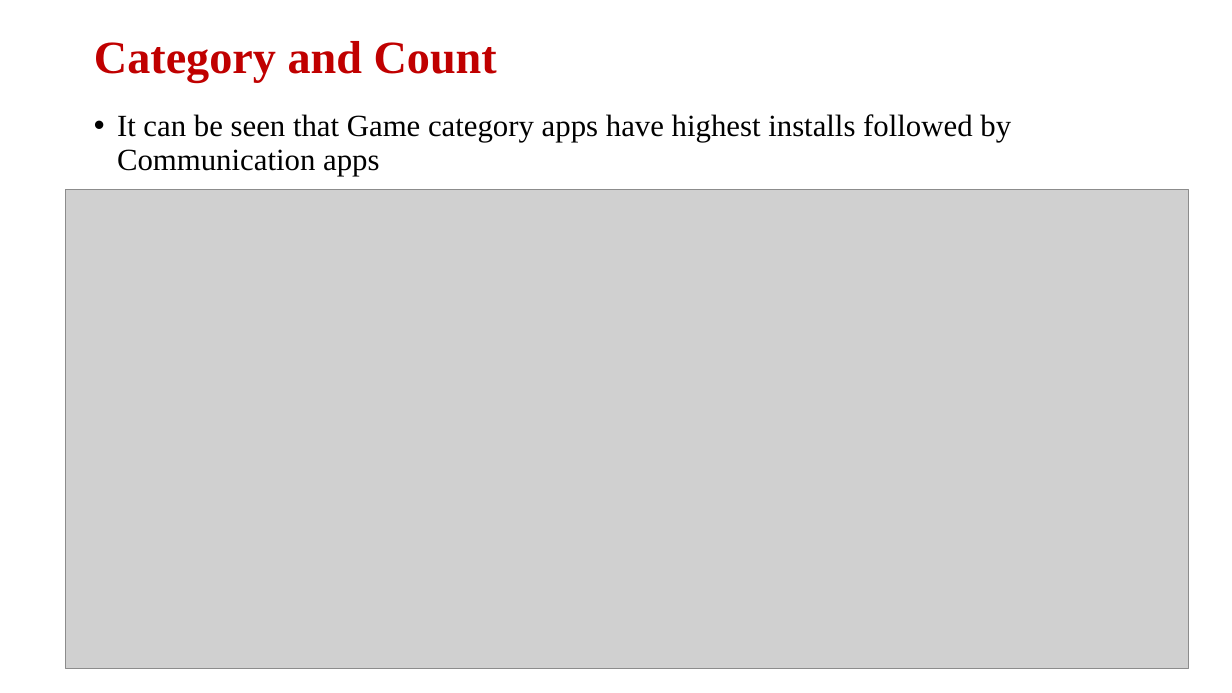
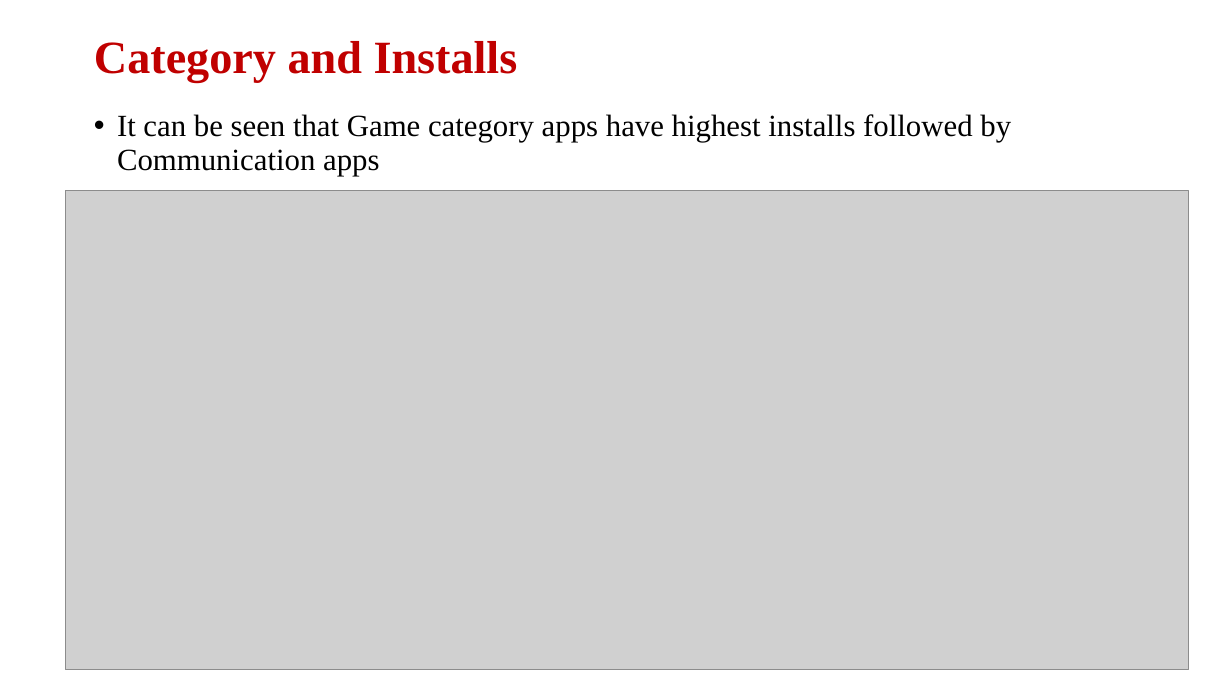
Before and after one commit to Sanjeevhegde009/EDA-Capstone-Project-Playstore-App-Data-Review, a slide deck: slide 11 of Playstore App Reviews.pptx. Drawn at 1232x693 pixels with LibreOffice and Linux fonts; fonts in the diff are those of the drawing; grey boxes stand for pictures. Boxes give left, top, right and bottom in pixels: in the first picture for what was removed or moved away, otherwise in the second. Text is boxed around its words. In the diff, an @@ line names an element or a change of style, - is before the commit and + after.

```diff
--- a/Playstore App Reviews.pptx
+++ b/Playstore App Reviews.pptx
@@ title at <box>94,41,518,83</box>: text changed @@
-Category and Count
+Category and Installs
```
Also in this commit, not shown: 3 other slides changed, 2 other files.
